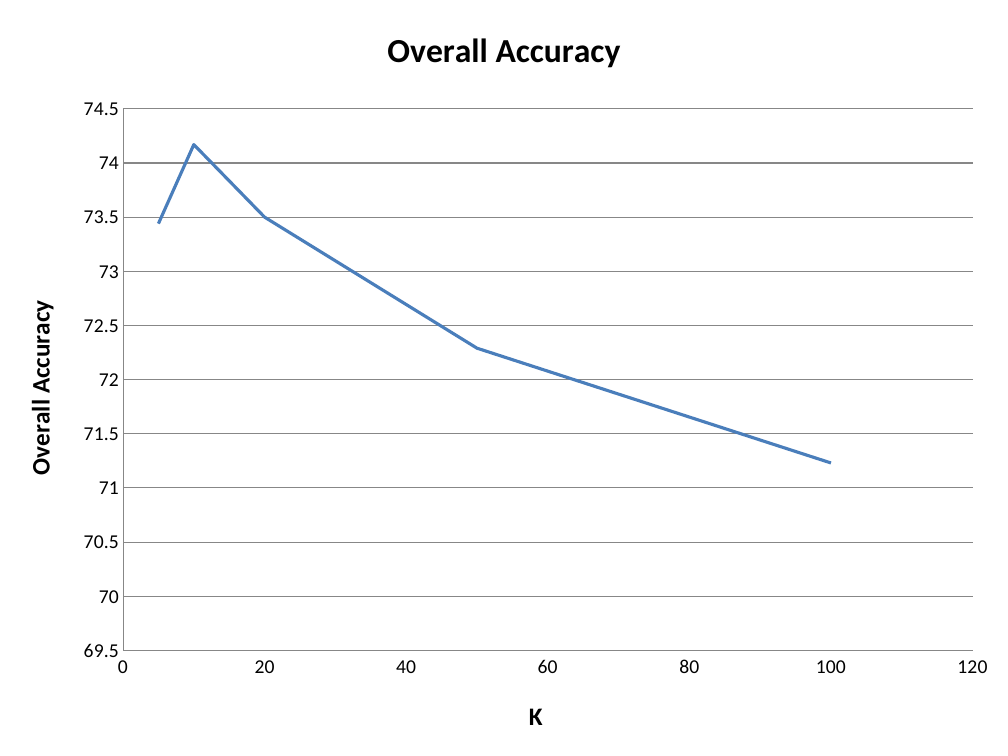
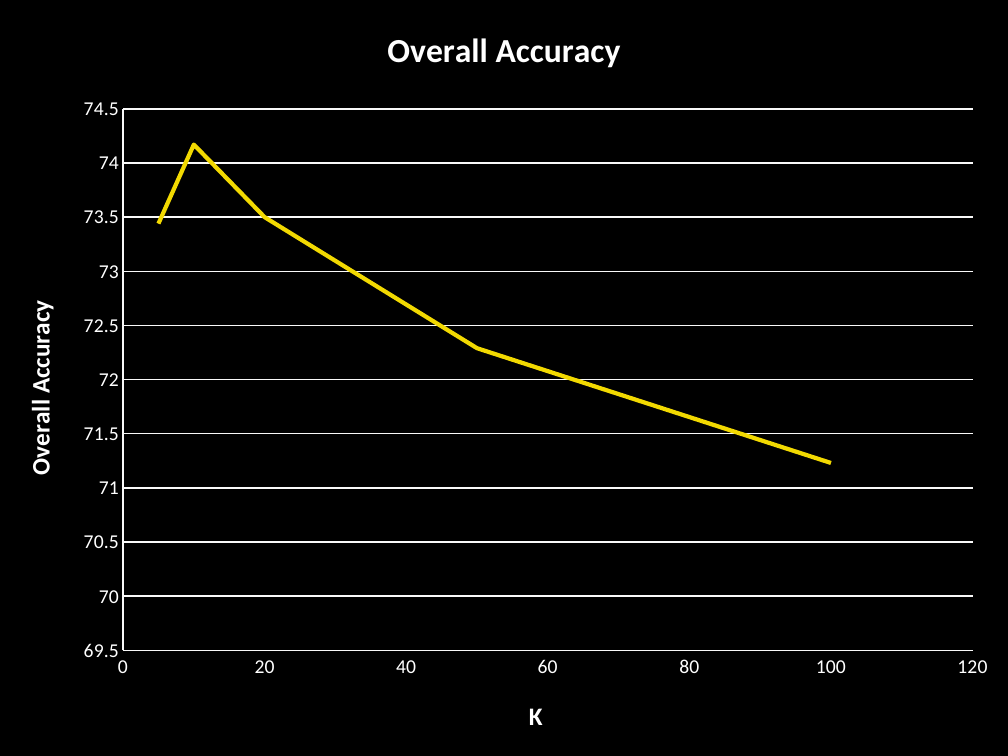
Before and after one commit to katzdave/Handwriting-Recognition, a slide deck: slide 5 of nlppres.pptx. Drawn at 1008x756 pixels with LibreOffice and Linux fonts; fonts in the diff are those of the drawing; background and template pictures are left out. Boxes give left, top, right and bottom in pixels: in the first picture for what was removed or moved away, otherwise in the second. Text is boxed around its words. In the diff, an @@ line names an element or a change of style, - is before the commit and + after.

```diff
--- a/nlppres.pptx
+++ b/nlppres.pptx
@@ background #FFFFFF to picture (left out) @@
@@ scatter lines chart at box(0, 0, 1008, 756) @@
@@ colour of Overall Accuracy #4F81BD to #F2D908 @@
@@ lettering changed @@
```
Also in this commit, not shown: 16 other slides changed, 1 slide added, 3 other files.
